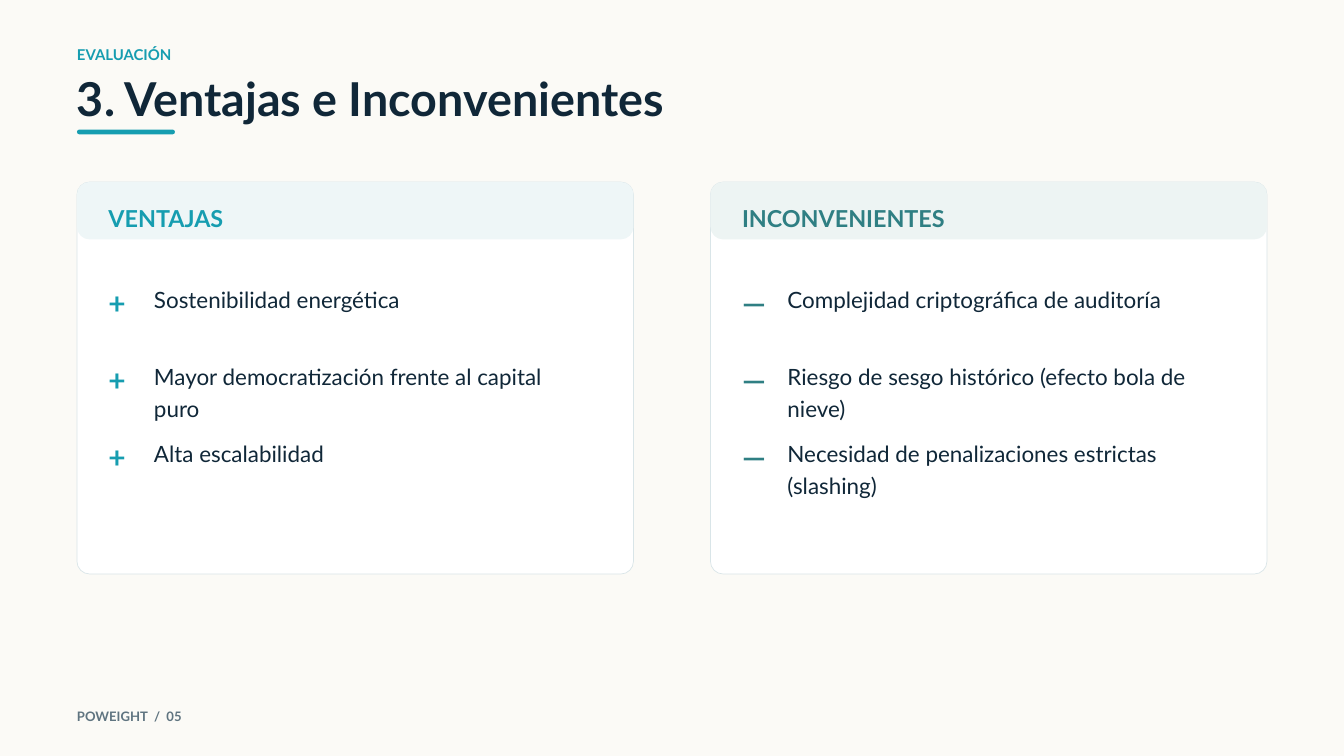
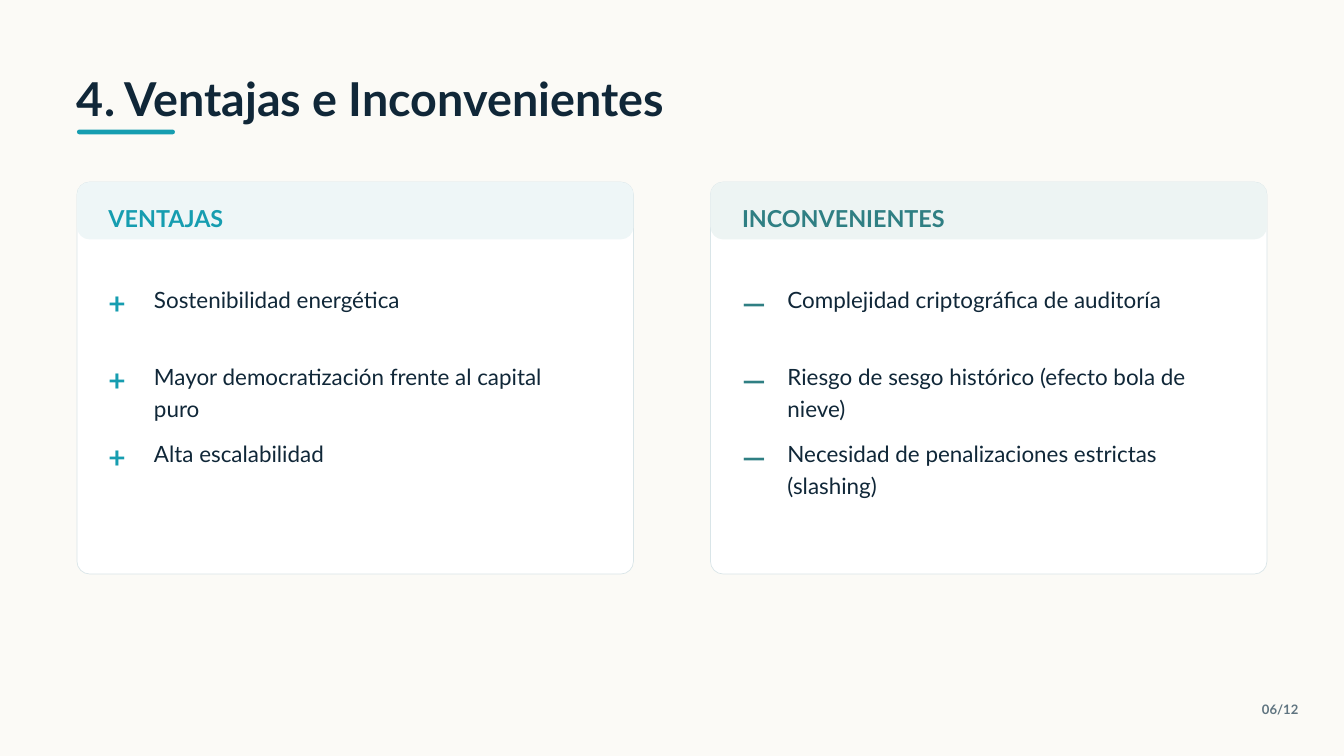
Before and after one commit to MiguelMrtnzLpz/BC, a slide deck: slide 6 of Presentaciones/1 Protocolos de consenso/Proof of Weight.pptx (slide 5 before the commit). Drawn at 1344x756 pixels with LibreOffice and Linux fonts; fonts in the diff are those of the drawing. Boxes give left, top, right and bottom in pixels: in the first picture for what was removed or moved away, otherwise in the second. Text is boxed around its words. In the diff, an @@ line names an element or a change of style, - is before the commit and + after.

```diff
--- a/Presentaciones/1 Protocolos de consenso/Proof of Weight.pptx
+++ b/Presentaciones/1 Protocolos de consenso/Proof of Weight.pptx
@@ text removed at (x1=77, y1=47, x2=171, y2=60) @@
-EVALUACIÓN
@@ text at (x1=77, y1=81, x2=664, y2=125): text changed @@
-3. Ventajas e Inconvenientes
+4. Ventajas e Inconvenientes
@@ text removed at (x1=77, y1=711, x2=181, y2=721) @@
-POWEIGHT / 05
@@ text added at (x1=1262, y1=704, x2=1298, y2=715), 14 pt, text #5F7480, bold @@
+06/12
```
Also in this commit, not shown: 10 other slides changed, 1 slide added, 1 other file.
